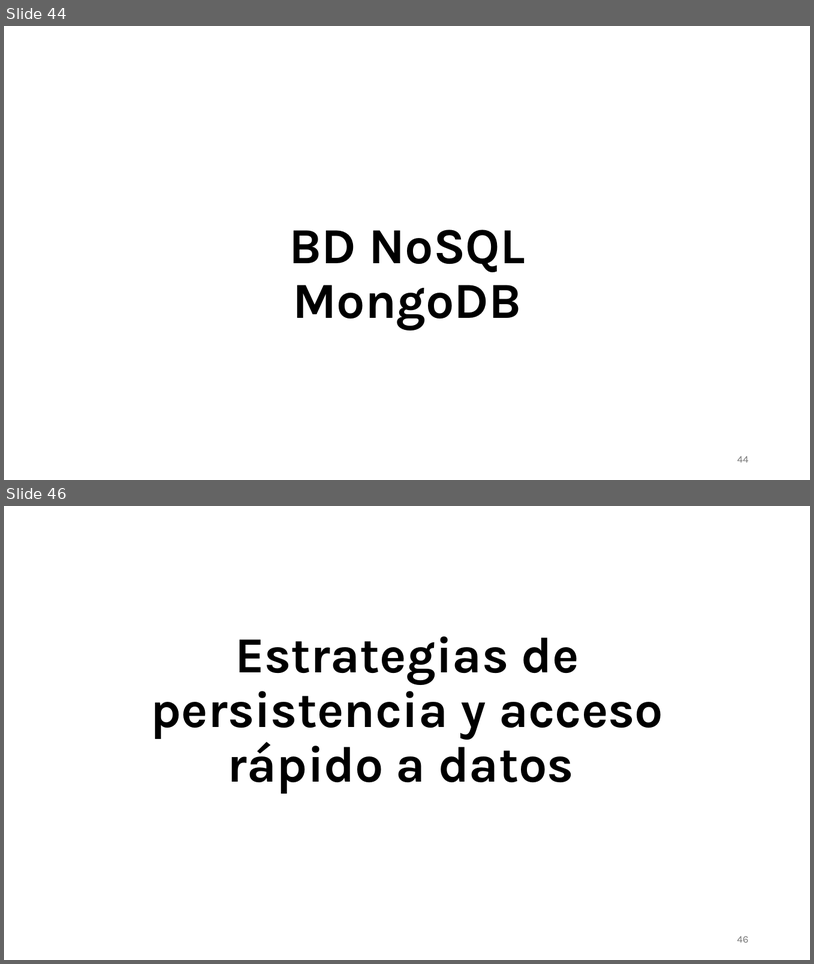
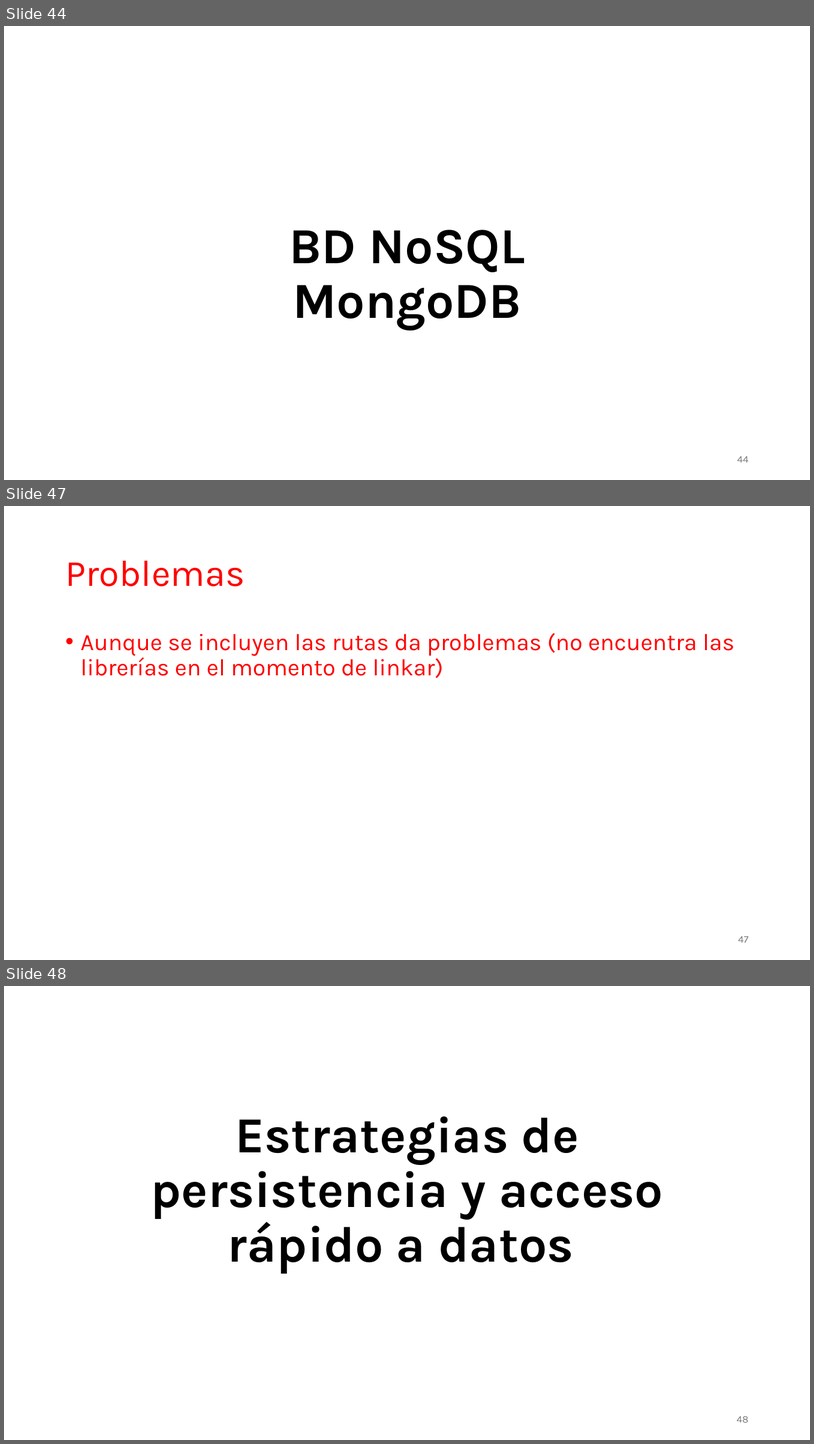
Before and after one commit to aldebarran22/CURSO_CPP_SERVICIOS_30H, a slide deck: doc/4_Gestion_estado_persistencia.pptx. Shown one above the other, each under a label of ours: slides 44 and 46 before the commit, slides 44, 47 and 48 after it; the slides between them are not shown. The pictures are 814x964 and 814x1444 pixels, drawn with LibreOffice and Linux fonts; fonts in the diff are those of the drawing. Boxes give left, top, right and bottom in pixels: in the first picture for what was removed or moved away, otherwise in the second. Text is boxed around its words. In the diff, an @@ line names an element or a change of style, - is before the commit and + after.

```diff
--- a/doc/4_Gestion_estado_persistencia.pptx
+++ b/doc/4_Gestion_estado_persistencia.pptx
@@ slide 47 added at box(4, 506, 810, 960), background #FFFFFF @@
@@ title added at box(65, 561, 245, 586), 44 pt, text #FF0000 @@
+Problemas
@@ text added at box(81, 633, 735, 678), 28 pt, text #FF0000 @@
+• Aunque se incluyen las rutas da problemas (no encuentra las librerías en el momento de linkar)
@@ page number added at box(738, 936, 749, 942), 12 pt, text #797979 @@
+47
@@ what was slide 46 is now slide 48 @@
```
Also in this commit, not shown: 1 slide changed, 5 other slides added, 2 slides removed, 10 other files.
